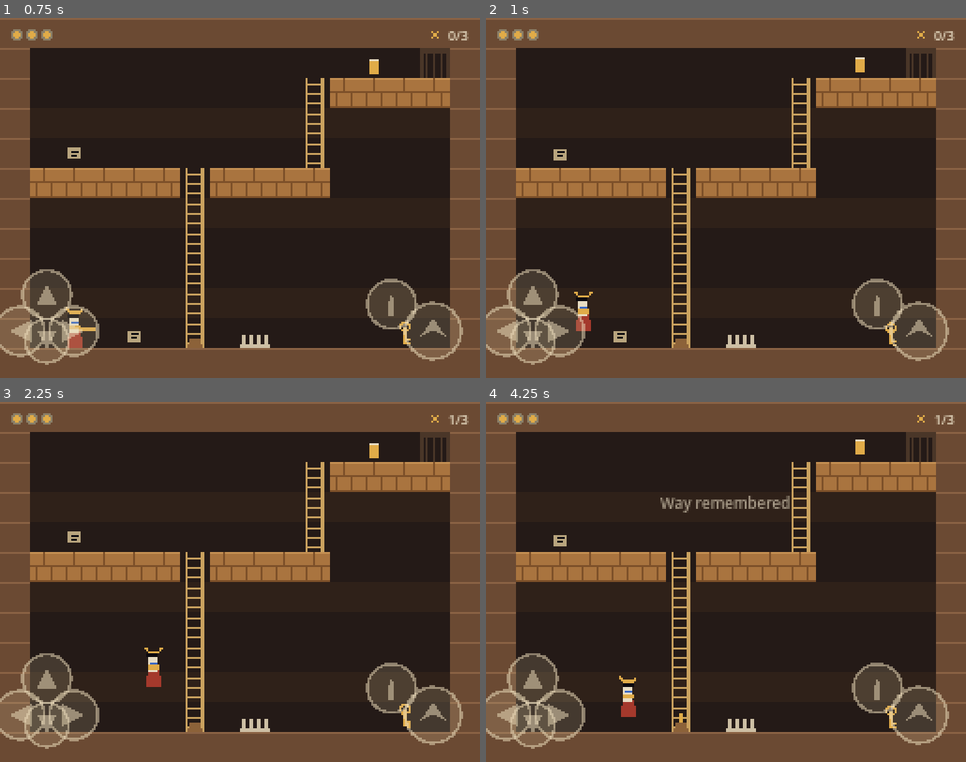
Above: before the commit, frames 1-4 (two rows, left to right).
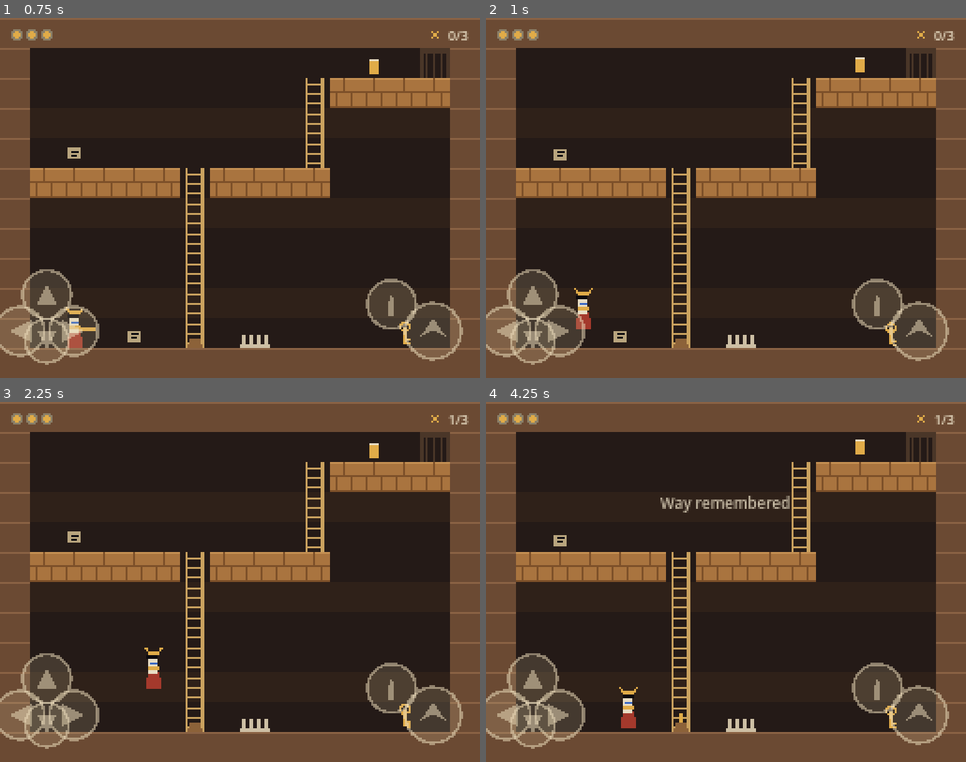
Above: after the commit, the same moments.

Repository: mkadhimkc-dotcom/innana-seven-gates-2
Game: Godot game, scene res://src/main/main.tscn
Same seed, same stepped clock (60 frames per second), same inputs: the game is played once before the commit and once after it.
Inputs (mouse positions are in pixels of both pictures, inside the frame that each line leads up to):
- Up to frame 1 (0.75 s): move the mouse to (345, 180) at 0.52 s; hold Right (move_right) from 0.53 s (still down); hold J (action) from 0.53 s (still down); click (345, 180) at 0.67 s
- Up to frame 2 (1 s): keep holding Right (move_right); keep holding J (action); tap Space (jump) at 0.77 s; tap Shift (run) at 0.8 s
- Up to frame 3 (2.25 s): tap Space (jump) at 1.07 s; release Right (move_right) at 1.25 s; release J (action) at 1.25 s; drag from (144, 600) to (216, 654) at 1.27 s; move the mouse to (288, 502) at 2.02 s; hold Right (move_right) from 2.03 s (still down); hold Space (jump) from 2.03 s (still down)
- Up to frame 4 (4.25 s): tap J (action) at 2.3 s; release Right (move_right) at 2.75 s; release Space (jump) at 2.75 s; drag from (702, 654) to (582, 528) at 2.77 s; move the mouse to (870, 636) at 3.52 s; hold Left (move_left) from 3.53 s (still down); hold Shift (run) from 3.53 s (still down); tap Space (jump) at 3.77, 3.8, 4.07 s

Frame 1 is identical in both runs. In frame 2, 0.1% of the frame differs, in the area x 18-23%, y 75-87%; in frame 3, less than 0.1%; in frame 4, 0.5%, in the area x 27-63%, y 26-91%.

Commit message:
Fix three movement bugs found in the first play test
All three were found by tracing the real level tick by tick with the new
tools/trace_level.gd, not by reading the code.

HAZARDS HURT WITHOUT BEING TOUCHED. Damage tested the whole 12-wide body
box against the whole 16-wide tile, so the body overlapped the neighbouring
tile whenever she stood near the edge of her own. The trace showed her
taking a hit at tile (7,10) - one tile BEFORE the stakes at (8,10) - and a
jump over them clipped the tile corner, with the damage interrupting her
mid-air. That is what made the jump look broken. CollisionMap.feet_in_hazard
now tests the anchor only: put a foot on the stakes and you are hurt.

THE JUMP WAS GENUINELY TOO SHORT. It cleared one tile of height correctly
but carried only 1.8 tiles sideways, so clearing a one-tile gap meant
jumping from the very edge of the departure tile. Far too exacting for a
Gate I tutorial. Gravity 4 -> 3 and JUMP_V -60 -> -54 keeps the same height
ceiling (28.7 world units, still under the 32 that would reach a two-tile
ledge) and buys a whole tile of horizontal forgiveness. Coyote time was also
being recorded and then never read, so a jump pressed just after leaving a
ledge did nothing; it is now honoured.

A LADDER THROUGH A FLOOR WAS A HOLE. LADDER carried no support flag, so
walking across a ladder that passes up through a floor dropped her down the
shaft. The top tile of a ladder run now holds weight. Pressing DOWN on it
still enters the ladder, so nothing is lost.

Also removes the CHECKPOINT player state. Claiming a checkpoint pushed her
into a 24-tick pose that swallowed input, which read as a stutter in the
middle of a walk. It is a world event and a lit brazier now; it never takes
control away. The spec lists CHECKPOINT as a suggested state, but a state
that only takes control away from the player is not worth having.

Regression tests added for all three, plus the checkpoint. One of them
failed first time and the fixture was at fault, not the code: the test room
had only two clear rows above the floor, so she hit the ceiling and the jump
fell short. Worth knowing as a level design rule, and now documented - a
full-distance jump needs three clear rows.

216 -> 229 checks, all passing.

Co-Authored-By: Claude Opus 5 <noreply@anthropic.com>

Diff:
--- a/src/player/player_sim.gd
+++ b/src/player/player_sim.gd
@@ -28,7 +28,6 @@
 	DYING,
 	DEAD,
 	INTERACTING,
-	CHECKPOINT,
 	LEVEL_COMPLETE,
 }
 
@@ -36,7 +35,7 @@
 	"IDLE", "WALKING", "RUNNING", "JUMPING", "FALLING", "LANDING",
 	"CLIMBING", "DESCENDING", "STAIR_ASCENDING", "STAIR_DESCENDING",
 	"PUSHING", "ATTACKING", "HURT", "DYING", "DEAD", "INTERACTING",
-	"CHECKPOINT", "LEVEL_COMPLETE",
+	"LEVEL_COMPLETE",
 ]
 
 # --- tuning (subunits per tick unless noted) ------------------------------
@@ -46,9 +45,16 @@
 ## lands on tile boundaries rather than drifting past them.
 const CLIMB_SPEED: int = 16
 const STAIR_SPEED: int = 16
-const GRAVITY: int = 4
+## Gravity and jump velocity are tuned together against one rule: a jump
+## must clear ONE tile of height or ONE tile of gap, and never two.
+## -54 against 3 rises 28.7 world units (under the 32 that would reach a
+## two-tile ledge) and stays airborne 35 ticks, which carries her 2.2
+## tiles sideways at walking speed. The earlier -60 against 4 only
+## carried 1.8 tiles, so clearing a one-tile gap meant jumping from the
+## very edge of the departure tile - far too exacting for Gate I.
+const GRAVITY: int = 3
 const TERMINAL_V: int = 64
-const JUMP_V: int = -60             # apex ~26 world units: clears one tile, never two
+const JUMP_V: int = -54
 const JUMP_CUT_V: int = -16         # variable jump height on early release
 const LANDING_TICKS: int = 3
 const PUSH_TICKS: int = 20          # deliberately slower than walking
@@ -57,7 +63,6 @@
 const HURT_TICKS: int = 20
 const INVULN_TICKS: int = 90
 const DYING_TICKS: int = 48
-const CHECKPOINT_TICKS: int = 24
 const COYOTE_TICKS: int = 4         # grace after walking off a ledge
 const JUMP_BUFFER_TICKS: int = 6    # grace for pressing jump just before landing
 const MAX_HEALTH: int = 3
@@ -68,21 +73,19 @@
 const TRANSITIONS: Dictionary = {
 	S.IDLE: [S.WALKING, S.RUNNING, S.JUMPING, S.FALLING, S.CLIMBING, S.DESCENDING,
 		S.STAIR_ASCENDING, S.STAIR_DESCENDING, S.PUSHING, S.ATTACKING,
-		S.INTERACTING, S.HURT, S.DYING, S.CHECKPOINT, S.LEVEL_COMPLETE],
+		S.INTERACTING, S.HURT, S.DYING, S.LEVEL_COMPLETE],
 	S.WALKING: [S.IDLE, S.RUNNING, S.JUMPING, S.FALLING, S.CLIMBING, S.DESCENDING,
 		S.STAIR_ASCENDING, S.STAIR_DESCENDING, S.PUSHING, S.ATTACKING,
-		S.INTERACTING, S.HURT, S.DYING, S.CHECKPOINT, S.LEVEL_COMPLETE],
+		S.INTERACTING, S.HURT, S.DYING, S.LEVEL_COMPLETE],
 	S.RUNNING: [S.IDLE, S.WALKING, S.JUMPING, S.FALLING, S.STAIR_ASCENDING,
-		S.STAIR_DESCENDING, S.ATTACKING, S.HURT, S.DYING, S.CHECKPOINT,
-		S.LEVEL_COMPLETE],
+		S.STAIR_DESCENDING, S.ATTACKING, S.HURT, S.DYING, S.LEVEL_COMPLETE],
 	S.JUMPING: [S.FALLING, S.CLIMBING, S.DESCENDING, S.LANDING, S.HURT, S.DYING,
 		S.LEVEL_COMPLETE],
 	S.FALLING: [S.LANDING, S.IDLE, S.CLIMBING, S.DESCENDING, S.STAIR_ASCENDING,
 		S.STAIR_DESCENDING, S.HURT, S.DYING, S.LEVEL_COMPLETE],
 	S.LANDING: [S.IDLE, S.WALKING, S.RUNNING, S.JUMPING, S.FALLING, S.PUSHING,
 		S.ATTACKING, S.INTERACTING, S.STAIR_ASCENDING, S.STAIR_DESCENDING,
-		S.CLIMBING, S.DESCENDING, S.HURT, S.DYING, S.CHECKPOINT,
-		S.LEVEL_COMPLETE],
+		S.CLIMBING, S.DESCENDING, S.HURT, S.DYING, S.LEVEL_COMPLETE],
 	S.CLIMBING: [S.IDLE, S.DESCENDING, S.FALLING, S.JUMPING, S.WALKING,
 		S.HURT, S.DYING, S.LEVEL_COMPLETE],
 	S.DESCENDING: [S.IDLE, S.CLIMBING, S.FALLING, S.JUMPING, S.WALKING,
@@ -93,14 +96,10 @@
 		S.FALLING, S.LANDING, S.JUMPING, S.HURT, S.DYING, S.LEVEL_COMPLETE],
 	S.PUSHING: [S.IDLE, S.WALKING, S.FALLING, S.HURT, S.DYING, S.LEVEL_COMPLETE],
 	S.ATTACKING: [S.IDLE, S.FALLING, S.HURT, S.DYING, S.LEVEL_COMPLETE],
-	S.INTERACTING: [S.IDLE, S.FALLING, S.HURT, S.DYING, S.CHECKPOINT,
-		S.LEVEL_COMPLETE],
+	S.INTERACTING: [S.IDLE, S.FALLING, S.HURT, S.DYING, S.LEVEL_COMPLETE],
 	S.HURT: [S.IDLE, S.LANDING, S.FALLING, S.DYING, S.LEVEL_COMPLETE],
 	S.DYING: [S.DEAD],
 	S.DEAD: [S.IDLE],
-	## Claiming a checkpoint is a brief flourish, not a shield: a hazard or an
-	## enemy can still reach her during it.
-	S.CHECKPOINT: [S.IDLE, S.FALLING, S.HURT, S.DYING, S.LEVEL_COMPLETE],
 	S.LEVEL_COMPLETE: [S.IDLE],
 }
 
@@ -160,7 +159,7 @@
 ## Busy states ignore movement input; the world uses this to suppress the
 ## virtual pad and to know when a scripted state owns the player.
 func is_locked() -> bool:
-	return state in [S.DYING, S.DEAD, S.LEVEL_COMPLETE, S.CHECKPOINT, S.HURT]
+	return state in [S.DYING, S.DEAD, S.LEVEL_COMPLETE, S.HURT]
 
 
 # --- transition plumbing --------------------------------------------------
@@ -226,8 +225,6 @@
 		S.DYING:
 			if state_ticks >= DYING_TICKS:
 				_set_state(S.DEAD)
-		S.CHECKPOINT:
-			_tick_timed_return(CHECKPOINT_TICKS)
 		S.DEAD, S.LEVEL_COMPLETE:
 			pass
 
@@ -425,6 +422,14 @@
 
 
 func _tick_airborne(inp: InputFrame, rising: bool) -> void:
+	if coyote > 0:
+		coyote -= 1
+	## Coyote time: a jump pressed just after walking off a ledge still
+	## jumps. Without this the grid makes leaving a platform feel like a
+	## trapdoor, because the tile boundary is exact and the player is not.
+	if not rising and coyote > 0 and jump_buffer > 0:
+		_begin_jump()
+		return
 	## Grabbing a ladder mid-air is how most vertical routes are entered.
 	if inp.axis_y() != 0 and map.climb_at_anchor(pos.x, pos.y):
 		_enter_ladder(S.CLIMBING if inp.axis_y() < 0 else S.DESCENDING)
@@ -638,11 +643,6 @@
 	health = 0
 	invuln = 0
 	_set_state(S.DYING)
-
-
-func enter_checkpoint() -> void:
-	if can_transition(S.CHECKPOINT):
-		_set_state(S.CHECKPOINT)
 
 
 func complete_level() -> void:
--- a/src/world/collision_map.gd
+++ b/src/world/collision_map.gd
@@ -58,8 +58,16 @@
 	return has_flag(tx, ty, TileDB.F_SOLID)
 
 
+## Can the player stand on top of this tile?
+##
+## The top tile of a ladder run counts, even though a ladder is not a floor.
+## Without this a ladder passing up through a floor leaves a hole in that
+## floor and anyone walking across it drops down the shaft. Standing on a
+## ladder top and pressing DOWN still enters the ladder, so nothing is lost.
 func is_support(tx: int, ty: int) -> bool:
-	return has_flag(tx, ty, TileDB.F_SUPPORT)
+	if has_flag(tx, ty, TileDB.F_SUPPORT):
+		return true
+	return is_climb(tx, ty) and not is_climb(tx, ty - 1)
 
 
 func is_climb(tx: int, ty: int) -> bool:
@@ -119,17 +127,16 @@
 	return false
 
 
-## Does the body box overlap any hazard tile?
-func body_on_hazard(ax: int, ay: int) -> bool:
-	var x0: int = Grid.to_tile(body_left(ax))
-	var x1: int = Grid.to_tile(body_right(ax))
-	var y0: int = Grid.to_tile(body_top(ay))
-	var y1: int = Grid.to_tile(body_bottom(ay))
-	for ty: int in range(y0, y1 + 1):
-		for tx: int in range(x0, x1 + 1):
-			if is_hazard(tx, ty):
-				return true
-	return false
+## Is the player standing in a hazard?
+##
+## Tested against her ANCHOR, not her body box. Spikes are drawn as short
+## stakes in the floor, and a 12-unit-wide body overlaps the neighbouring tile
+## whenever she stands near the edge of her own — so a body test meant merely
+## walking up to a spike tile hurt her, and a jump over it clipped the tile
+## corner on the way past. Feet-based is both fairer and easier to read: if
+## you put a foot on the stakes, you are hurt.
+func feet_in_hazard(ax: int, ay: int) -> bool:
+	return is_hazard(Grid.to_tile(ax), Grid.to_tile(ay - 1))
 
 
 ## All tiles the body box currently overlaps, top-left to bottom-right.
--- a/src/world/world_sim.gd
+++ b/src/world/world_sim.gd
@@ -201,7 +201,7 @@
 		if body.has(c["pos"]):
 			_take_checkpoint(cid)
 
-	if map.body_on_hazard(player.pos.x, player.pos.y):
+	if map.feet_in_hazard(player.pos.x, player.pos.y):
 		if player.apply_damage(1, 0):
 			_emit("hazard_hit", {})
 
@@ -481,7 +481,10 @@
 		return
 	checkpoints_taken[cid] = true
 	checkpoint = snap
-	player.enter_checkpoint()
+	## Claiming a checkpoint does NOT interrupt her. It used to put the
+	## player into a 24-tick CHECKPOINT state that swallowed input, which
+	## read as a stutter in the middle of a walk. It is a world event and
+	## a lit brazier now, nothing more.
 	_emit("checkpoint", {"id": cid})
 
 
--- a/tests/test_player_fsm.gd
+++ b/tests/test_player_fsm.gd
@@ -48,6 +48,8 @@
 	_test_jump_height()
 	_test_ladder()
 	_test_stairs()
+	_test_ladder_through_a_floor()
+	_test_hazard_hitbox()
 	_test_never_wedged()
 	_test_damage_and_death()
 	_test_snapshot_roundtrip()
@@ -257,6 +259,90 @@
 	var left_edge: int = p.stair_surface_y(5, 4, Grid.tile_origin(5))
 	var right_edge: int = p.stair_surface_y(5, 4, Grid.tile_origin(5) + Grid.TILE_SUB - 1)
 	check(right_edge < left_edge, "a right-ascending stair rises toward the right")
+
+
+## Regression, first play test: walking across a ladder that passes up
+## through a floor dropped her down the shaft. A ladder in a floor is a
+## ladder, not a hole.
+func _test_ladder_through_a_floor() -> void:
+	var m: CollisionMap = map_from([
+		"########",
+		"#......#",
+		"#BBBHBB#",
+		"#...H..#",
+		"#BBBBBB#",
+		"########",
+	])
+
+	test("the top of a ladder run is standable")
+	check(m.is_support(4, 2), "the ladder tile set into the floor supports her")
+	check(not m.is_support(4, 3), "the rung below it does not")
+
+	test("walking across a ladder opening does not drop her")
+	var p: PlayerSim = PlayerSim.new(m)
+	p.spawn_at_tile(Vector2i(1, 1))
+	var start_y: int = p.pos.y
+	var fell: bool = false
+	var prev: int = 0
+	for _i: int in 80:
+		p.tick(InputFrame.from_mask(InputFrame.B_RIGHT, prev))
+		prev = InputFrame.B_RIGHT
+		if p.pos.y > start_y:
+			fell = true
+	check(not fell, "she stayed on the upper floor the whole way across")
+	check(p.pos.x > Grid.tile_center(4), "and actually crossed the opening")
+
+	test("but pressing down still enters the ladder")
+	var d: PlayerSim = PlayerSim.new(m)
+	d.spawn_at_tile(Vector2i(4, 1))
+	hold(d, InputFrame.B_DOWN, 1)
+	check_eq(d.state, PlayerSim.S.DESCENDING, "down on a ladder top climbs down")
+
+
+## Regression, first play test: hazards tested the whole 12-wide body against
+## the whole 16-wide tile, so merely standing next to spikes hurt her, and a
+## jump over them clipped the tile corner on the way past.
+func _test_hazard_hitbox() -> void:
+	## Three clear rows above the floor. Two is not enough: her body is 14
+	## world units tall, so a ceiling two rows up cuts the jump short and the
+	## test would be measuring the ceiling rather than the jump.
+	var m: CollisionMap = map_from([
+		"########",
+		"#......#",
+		"#......#",
+		"#..^...#",
+		"#BBBBBB#",
+		"########",
+	])
+
+	test("hazard damage is judged by the feet, not the body box")
+	var on_it: int = Grid.tile_center(3)
+	var beside_it: int = Grid.tile_center(2)
+	var feet: int = Grid.tile_origin(4)
+	check(m.feet_in_hazard(on_it, feet), "standing on the stakes is a hit")
+	check(not m.feet_in_hazard(beside_it, feet),
+			"standing in the tile beside them is not")
+
+	test("the very edge of the neighbouring tile is still safe")
+	## Her body overlaps the hazard tile here; her feet do not.
+	var edge: int = Grid.tile_origin(3) - 1
+	check(not m.feet_in_hazard(edge, feet),
+			"a shoulder over the line does not count")
+
+	test("a jump clears a one-tile hazard from the tile before it")
+	var p: PlayerSim = PlayerSim.new(m)
+	p.spawn_at_tile(Vector2i(2, 3))
+	var hits: int = 0
+	var prev: int = 0
+	var mask: int = InputFrame.B_RIGHT | InputFrame.B_JUMP
+	for i: int in 60:
+		var m_now: int = mask if i < 10 else InputFrame.B_RIGHT
+		p.tick(InputFrame.from_mask(m_now, prev))
+		prev = m_now
+		if m.feet_in_hazard(p.pos.x, p.pos.y):
+			hits += 1
+	check_eq(hits, 0, "she never put a foot on the stakes")
+	check(p.pos.x > Grid.tile_origin(4), "and landed past them")
 
 
 ## Spec section 9: the player must never become partially trapped between
--- a/tests/test_world.gd
+++ b/tests/test_world.gd
@@ -242,6 +242,21 @@
 	check(w.checkpoints_taken.has("cp"), "checkpoint taken in a solvable state")
 	check(not w.checkpoint.is_empty(), "the snapshot was stored")
 
+	test("claiming a checkpoint does not interrupt the player")
+	## Regression, first play test: taking a checkpoint used to push her into
+	## a 24-tick CHECKPOINT state that swallowed input, which read as a
+	## stutter in the middle of a walk.
+	var moving: WorldSim = WorldSim.new(_level(CORRIDOR_JSON))
+	var before: int = moving.player.state
+	moving._take_checkpoint("cp")
+	check_eq(moving.player.state, before, "her state is untouched")
+	var prev_x: int = moving.player.pos.x
+	var prev_mask: int = 0
+	for _i: int in 10:
+		moving.tick(InputFrame.from_mask(InputFrame.B_RIGHT, prev_mask))
+		prev_mask = InputFrame.B_RIGHT
+	check(moving.player.pos.x > prev_x, "and she keeps walking immediately after")
+
 	test("an impossible checkpoint is rejected")
 	var w2: WorldSim = WorldSim.new(_level(CORRIDOR_JSON))
 	## Wall the corridor off by hand, simulating a state the game should never
--- /dev/null
+++ b/tools/trace_level.gd
@@ -0,0 +1,62 @@
+extends SceneTree
+
+## Development tool: run a level headlessly against a scripted input sequence
+## and print the player state every tick (spec sections 21, 22).
+##
+##   godot --headless --path . --script res://tools/trace_level.gd
+##
+## This is how a movement or puzzle bug gets diagnosed without repeatedly
+## playing the room by hand: the run is deterministic, so whatever it prints
+## is exactly what happens on the device.
+
+const LEVEL: String = "res://levels/gate1/g1_l1_threshold.json"
+
+const L: int = InputFrame.B_LEFT
+const R: int = InputFrame.B_RIGHT
+const U: int = InputFrame.B_UP
+const D: int = InputFrame.B_DOWN
+const J: int = InputFrame.B_JUMP
+
+
+func _initialize() -> void:
+	## Regression scenarios for the three bugs found in the first play test.
+	_scenario("walk onto the stakes at x=8 - SHOULD hurt, and only there",
+			[[R, 200]])
+	_scenario("jump the stakes from tile 7 - should clear them untouched",
+			[[R, 79], [R | J, 12], [R, 40], [0, 20]])
+	_scenario("checkpoint at the ladder foot must not interrupt the walk",
+			[[R, 70], [0, 5]])
+	_scenario("climb to the terrace, then walk back and forth over the "
+			+ "ladder hole at (6,5) - she must NOT fall through",
+			[[R, 63], [U, 100], [L, 45], [R, 90], [0, 10]])
+	quit(0)
+
+
+func _scenario(title: String, script: Array) -> void:
+	print("")
+	print("=== %s ===" % title)
+	var parsed: LevelLoader.ParseResult = LevelLoader.load_file(LEVEL)
+	if parsed.level == null:
+		print("  level failed to load: %s" % ", ".join(parsed.errors))
+		return
+	var w: WorldSim = WorldSim.new(parsed.level)
+	var masks: PackedInt32Array = InputRouter.script_to_masks(script)
+
+	var prev_mask: int = 0
+	var last_line: String = ""
+	for i: int in masks.size():
+		w.tick(InputFrame.from_mask(masks[i], prev_mask))
+		prev_mask = masks[i]
+		var p: PlayerSim = w.player
+		## Only print when something meaningful changes, or the print is
+		## thousands of near-identical lines.
+		var line: String = "%-16s tile=%s hp=%d" % [p.state_name(), str(p.tile()), p.health]
+		if line != last_line:
+			print("  t%-4d %s  anchor=(%d,%d)" % [i, line, p.pos.x, p.pos.y])
+			last_line = line
+		for e: Dictionary in w.drain_events():
+			if str(e["type"]) in ["treasure", "object", "hazard_hit", "death",
+					"level_complete", "checkpoint", "exit_opened"]:
+				print("    t%-4d EVENT %s" % [i, str(e)])
+	print("  final: tile=%s state=%s hp=%d"
+			% [str(w.player.tile()), w.player.state_name(), w.player.health])
Not shown, added: tools/trace_level.gd.uid
Not shown, changed: docs/CONTROL_SPEC.md
Not shown, changed: docs/TECH_ARCHITECTURE.md
